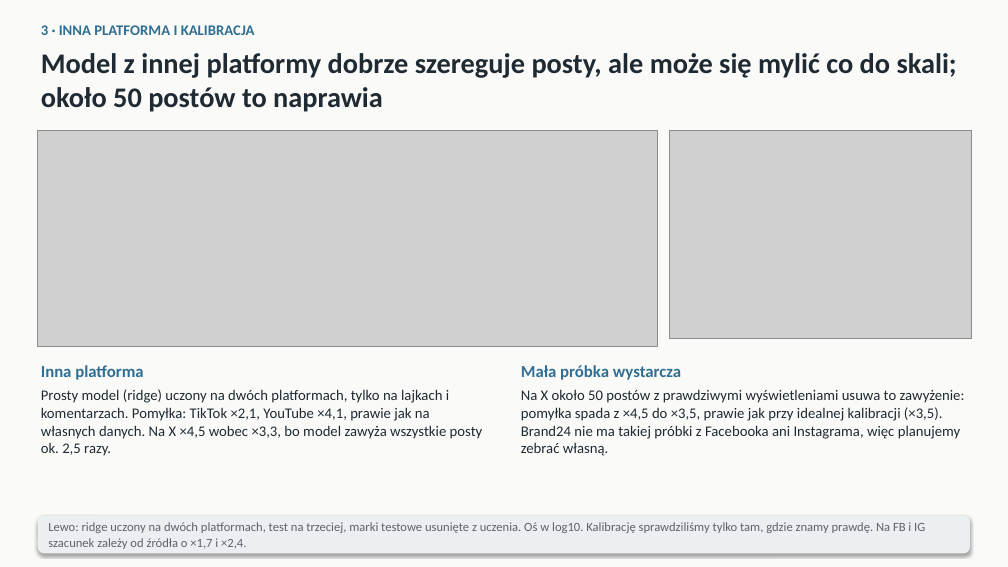
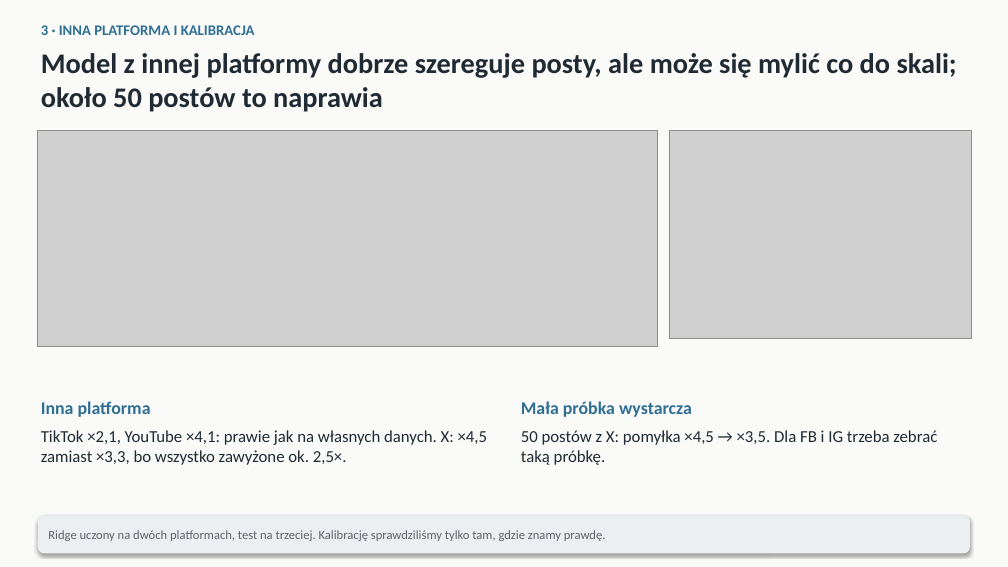
Before and after one commit to mikolaj-olesinski/Digital-Media-Analysis-PWR, a slide deck: slide 3 of pitchdeck/class_pl.pptx. Drawn at 1008x567 pixels with LibreOffice and Linux fonts; fonts in the diff are those of the drawing; grey boxes stand for pictures. Boxes give left, top, right and bottom in pixels: in the first picture for what was removed or moved away, otherwise in the second. Text is boxed around its words. In the diff, an @@ line names an element or a change of style, - is before the commit and + after.

```diff
--- a/pitchdeck/class_pl.pptx
+++ b/pitchdeck/class_pl.pptx
@@ text "Inna platforma": place and size @@
-text "Inna platforma" at box(41, 365, 143, 380)
+text "Inna platforma" at box(41, 401, 151, 417)
@@ text "Inna platforma" at box(41, 401, 151, 417): size 16 to 17 pt @@
@@ text "Mała próbka wystarcza": place and size @@
-text "Mała próbka wystarcza" at box(521, 365, 681, 380)
+text "Mała próbka wystarcza" at box(521, 401, 692, 417)
@@ text "Mała próbka wystarcza" at box(521, 401, 692, 417): size 16 to 17 pt @@
@@ text at box(41, 430, 487, 465): text changed; size 14 to 16 pt @@
-Prosty model (ridge) uczony na dwóch platformach, tylko na lajkach i komentarzach. Pomyłka: TikTok ×2,1, YouTube ×4,1, prawie jak na własnych danych. Na X ×4,5 wobec ×3,3, bo model zawyża wszystkie posty ok. 2,5 razy.
+TikTok ×2,1, YouTube ×4,1: prawie jak na własnych danych. X: ×4,5 zamiast ×3,3, bo wszystko zawyżone ok. 2,5×.
@@ text at box(521, 430, 937, 465): text changed; size 14 to 16 pt @@
-Na X około 50 postów z prawdziwymi wyświetleniami usuwa to zawyżenie: pomyłka spada z ×4,5 do ×3,5, prawie jak przy idealnej kalibracji (×3,5). Brand24 nie ma takiej próbki z Facebooka ani Instagrama, więc planujemy zebrać własną.
+50 postów z X: pomyłka ×4,5 → ×3,5. Dla FB i IG trzeba zebrać taką próbkę.
@@ text at box(48, 530, 606, 541): text changed @@
-Lewo: ridge uczony na dwóch platformach, test na trzeciej, marki testowe usunięte z uczenia. Oś w log10. Kalibrację sprawdziliśmy tylko tam, gdzie znamy prawdę. Na FB i IG szacunek zależy od źródła o ×1,7 i ×2,4.
+Ridge uczony na dwóch platformach, test na trzeciej. Kalibrację sprawdziliśmy tylko tam, gdzie znamy prawdę.
```
Also in this commit, not shown: 4 other slides changed, 4 other files.
